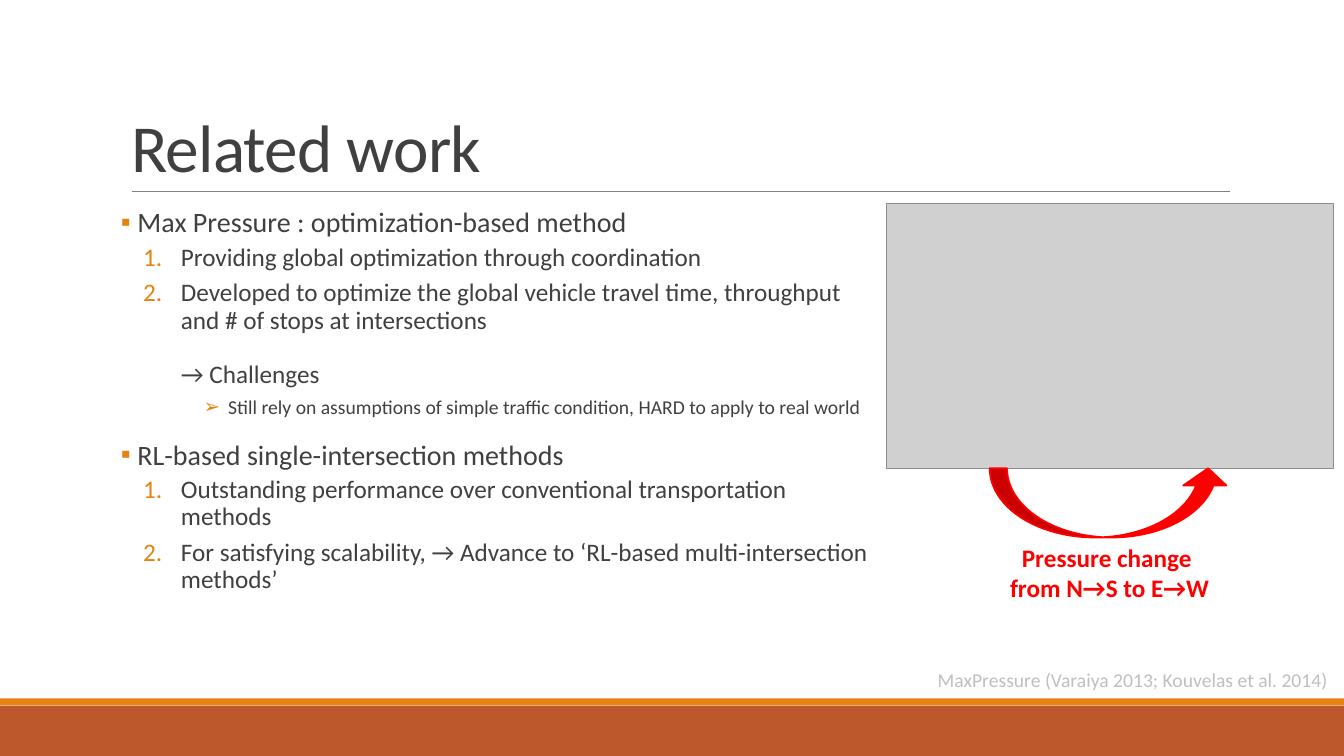
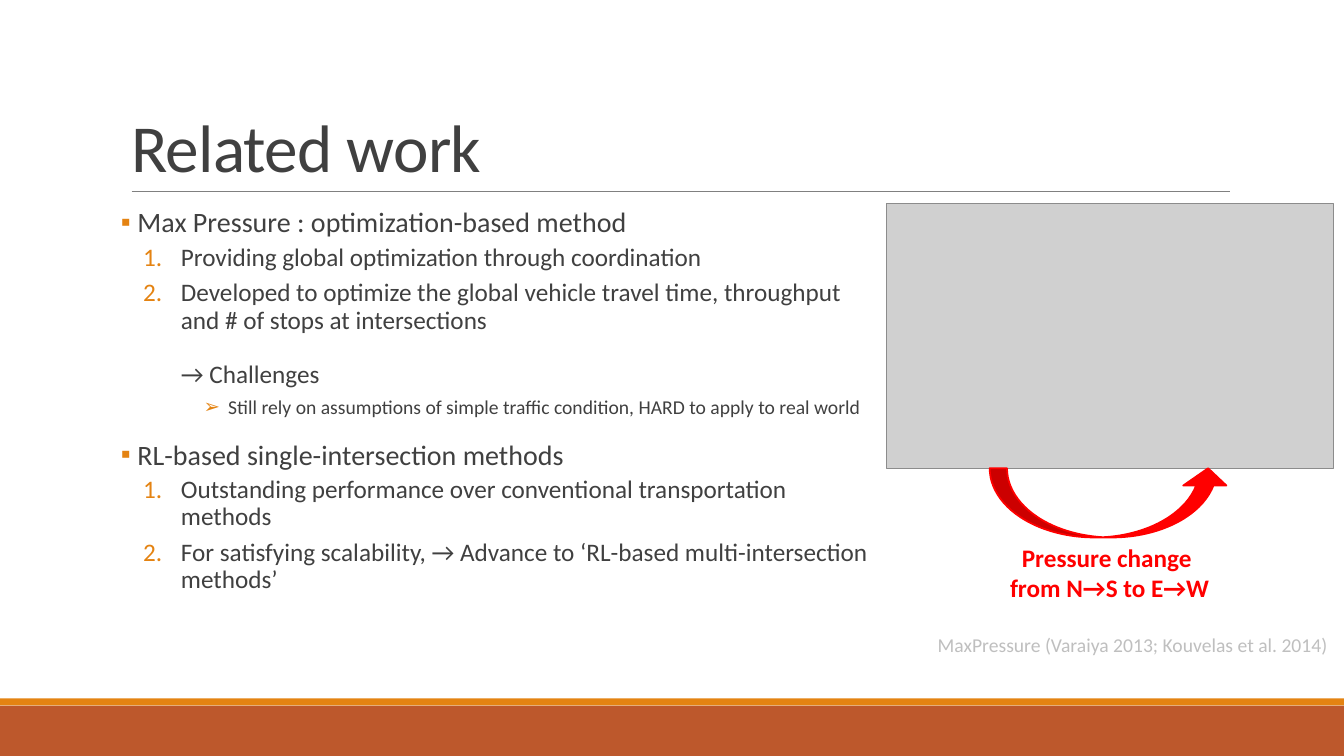
Before and after one commit to 3neutronstar/traffic-optimization_RL, a slide deck: slide 16 of 1st_Seminar(강민수).pptx (slide 19 before the commit). Drawn at 1344x756 pixels with LibreOffice and Linux fonts; fonts in the diff are those of the drawing; grey boxes stand for pictures. Boxes give left, top, right and bottom in pixels: in the first picture for what was removed or moved away, otherwise in the second. Text is boxed around its words. In the diff, an @@ line names an element or a change of style, - is before the commit and + after.

```diff
--- a/1st_Seminar(강민수).pptx
+++ b/1st_Seminar(강민수).pptx
@@ text "MaxPressure (Varaiya 2013; Kouvelas et ..." moved from (x1=938, y1=673, x2=1328, y2=690) to (x1=938, y1=638, x2=1328, y2=655) @@
```
Also in this commit, not shown: 7 other slides changed.
